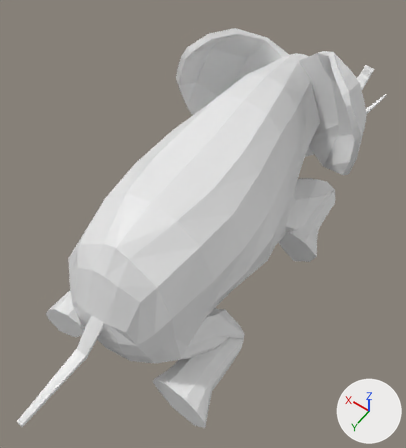
What one commit did to the Blender file models/old_elephant/slonica.blend.
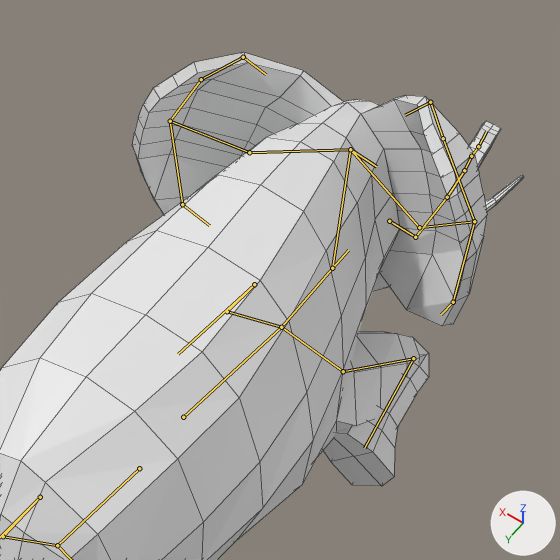
Old and new are each drawn whole from a 50 mm camera at (-2.31, 3.94, 6.05) aimed at (0.16, 0.48, 0.62) and again close up on the part from 26% to 100% of the width and 0% to 67% of the height. The lights are fixed; the arrows at lower right show +X, +Y and +Z. Both versions are drawn at the pose saved in each file; the numbers are the values there. The bones that bend it are drawn over the model as lines in the close-ups. The close-ups show mesh edges as thin lines.

In view in the first close-up: 'słoń.002'.
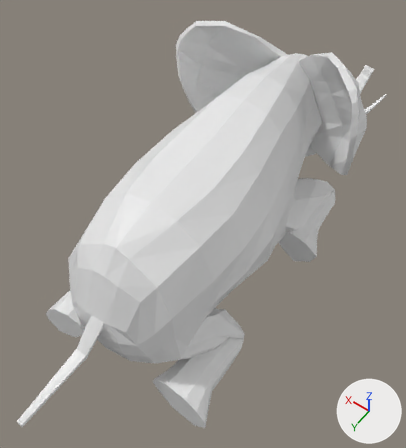
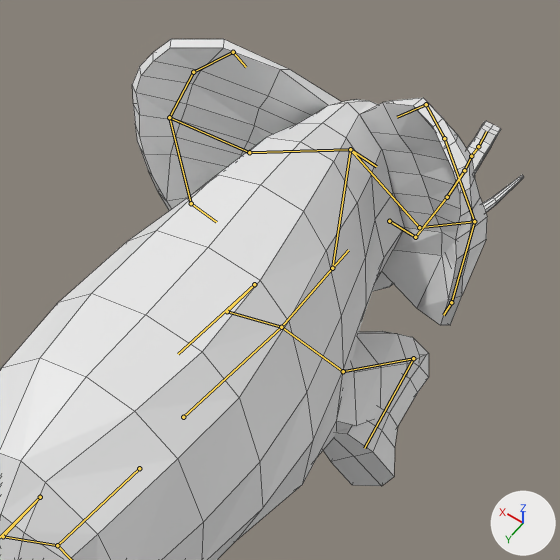
Pixel boxes (x1, y1, x2, y2) of what changed, in the close-ups (560 x 560 px):
'słoń.002', posed
    before: (0, 52, 524, 560)
    after: (0, 39, 524, 560)
bone 'Bone.026', root to tip
    before: (474, 221) to (443, 138)
    after: (474, 221) to (444, 138)
bone 'Bone.025', root to tip
    before: (474, 221) to (453, 302)
    after: (474, 221) to (451, 302)
bone 'Bone.031', root to tip
    before: (249, 152) to (170, 121)
    after: (249, 152) to (169, 117)
bone 'Bone.032', root to tip
    before: (170, 121) to (182, 204)
    after: (169, 117) to (191, 203)
bone 'Bone.034', root to tip
    before: (170, 121) to (201, 79)
    after: (169, 117) to (193, 72)

Edits to the bpy script that builds the scene:
```text
Change bone_bone_026:
    where bone_bone_026 = bpy.data.objects['Armature'].pose.bones['Bone.026']  # child of 'Bone.024'
    bone_bone_026.rotation_euler: (0.0, 0.0, 0.0) -> (0.0, 0.279, 0.0)  # degrees (0, 0, 0) -> degrees (0, 16, 0)
Change bone_bone_025:
    where bone_bone_025 = bpy.data.objects['Armature'].pose.bones['Bone.025']  # child of 'Bone.024'
    bone_bone_025.rotation_euler: (0.0, 0.0, 0.0) -> (0.0, 0.279, 0.0)  # degrees (0, 0, 0) -> degrees (0, 16, 0)
Change bone_bone_031:
    where bone_bone_031 = bpy.data.objects['Armature'].pose.bones['Bone.031']  # child of 'Bone.029'
    bone_bone_031.rotation_euler: (0.0, 0.0, 0.0) -> (0.0, 0.0, -0.0873)  # degrees (0, 0, 0) -> degrees (0, 0, -5)
Change bone_bone_032:
    where bone_bone_032 = bpy.data.objects['Armature'].pose.bones['Bone.032']  # child of 'Bone.031'
    bone_bone_032.rotation_euler: (0.0, 0.0, 0.0) -> (-0.122, -0.454, -0.0524)  # degrees (0, 0, 0) -> degrees (-7, -26, -3)
Change bone_bone_034:
    where bone_bone_034 = bpy.data.objects['Armature'].pose.bones['Bone.034']  # child of 'Bone.031'
    bone_bone_034.rotation_euler: (0.0, 0.0, 0.0) -> (-0.122, -0.576, 0.0349)  # degrees (0, 0, 0) -> degrees (-7, -33, 2)
```
